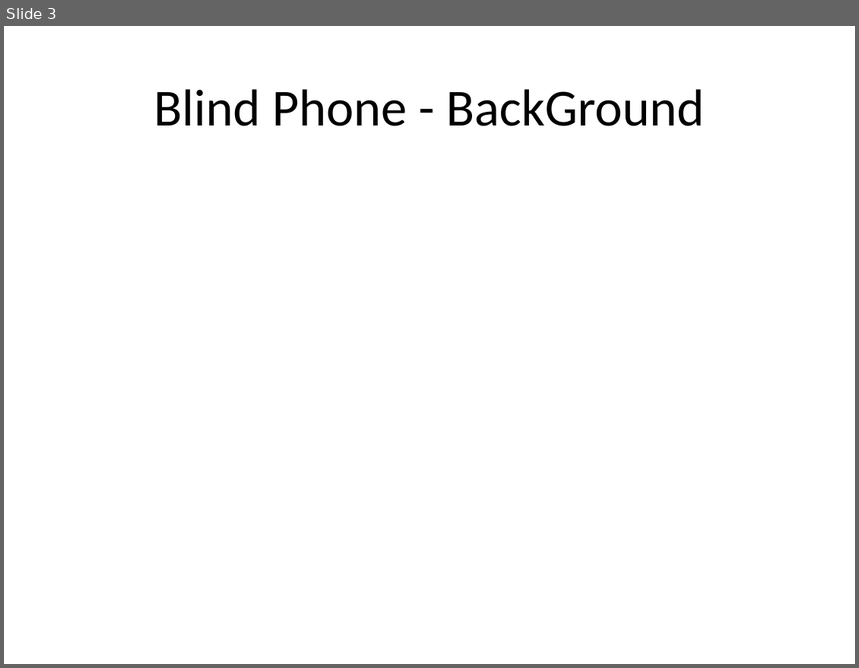
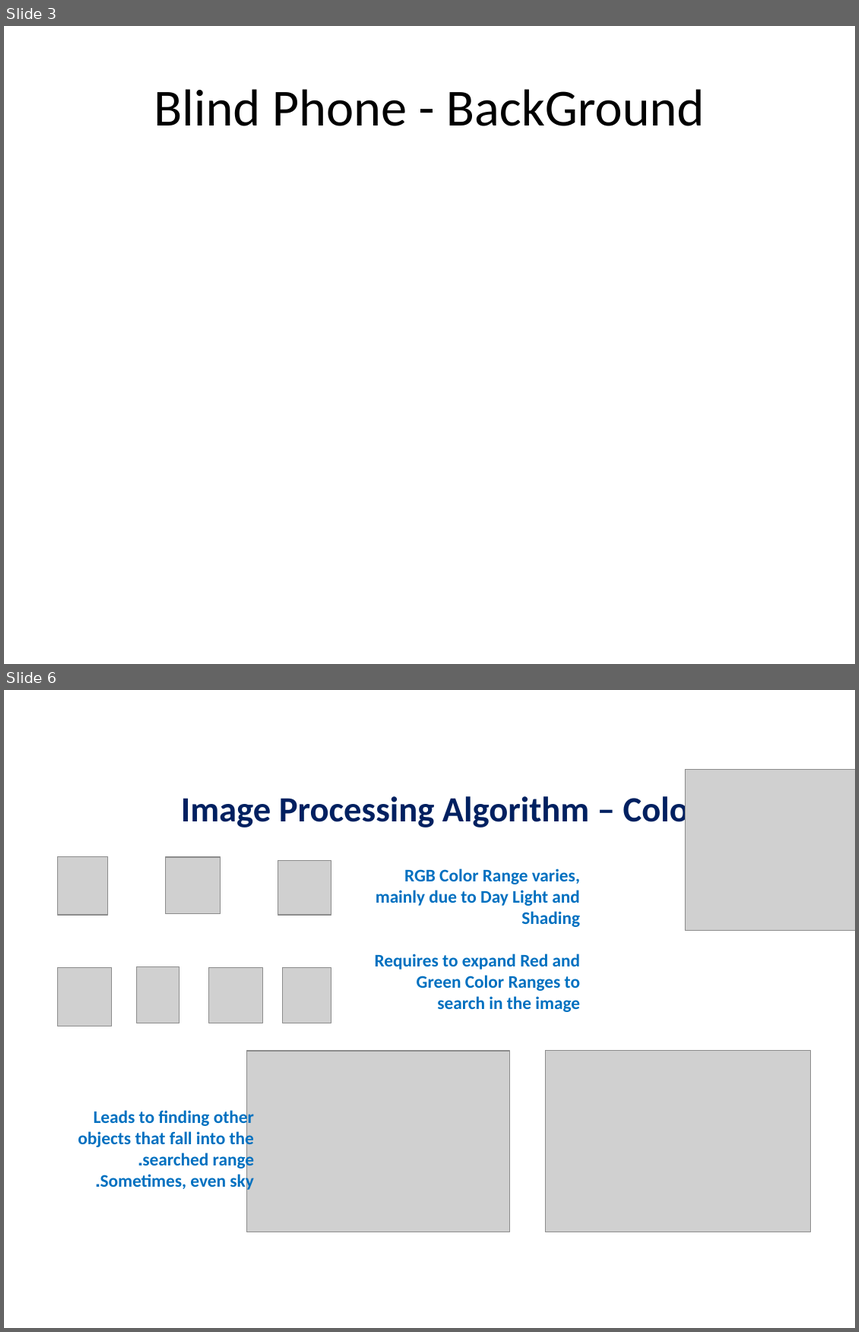
Before and after one commit to kfirt/BlindPhone, a slide deck: AnalyzerDemo/real life demo/Weekathon Presentation Template - blindphone.pptx. Shown one above the other, each under a label of ours: slide 3 before the commit, slides 3 and 6 after it; the slides between them are not shown. The pictures are 859x668 and 859x1332 pixels, drawn with LibreOffice and Linux fonts; fonts in the diff are those of the drawing; grey boxes stand for pictures. Boxes give left, top, right and bottom in pixels: in the first picture for what was removed or moved away, otherwise in the second. Text is boxed around its words. In the diff, an @@ line names an element or a change of style, - is before the commit and + after.

```diff
--- a/AnalyzerDemo/real life demo/Weekathon Presentation Template - blindphone.pptx
+++ b/AnalyzerDemo/real life demo/Weekathon Presentation Template - blindphone.pptx
@@ slide 6 added at bbox=[4, 690, 855, 1328], background #FFFFFF @@
@@ picture added at bbox=[686, 770, 855, 931] @@
@@ text added at bbox=[181, 792, 702, 831], 30 pt, text #002060, bold @@
+Image Processing Algorithm – Color Ranges
@@ picture added at bbox=[58, 857, 108, 915] @@
@@ picture added at bbox=[166, 857, 220, 914] @@
@@ picture added at bbox=[278, 860, 331, 915] @@
@@ text added at bbox=[375, 869, 581, 1012], 15 pt, text #0070C0, bold @@
+RGB Color Range varies, mainly due to Day Light and Shading
+Requires to expand Red and Green Color Ranges to search in the image
@@ picture added at bbox=[58, 967, 112, 1026] @@
@@ picture added at bbox=[137, 967, 180, 1024] @@
@@ picture added at bbox=[209, 967, 262, 1024] @@
@@ picture added at bbox=[282, 967, 331, 1024] @@
@@ picture added at bbox=[246, 1051, 509, 1232] @@
@@ picture added at bbox=[545, 1051, 810, 1232] @@
@@ text added at bbox=[78, 1108, 254, 1192], 15 pt, text #0070C0, bold @@
+Leads to finding other objects that fall into the searched range.
+Sometimes, even sky.
```
Also in this commit, not shown: 1 slide changed, 1 other slide added.
